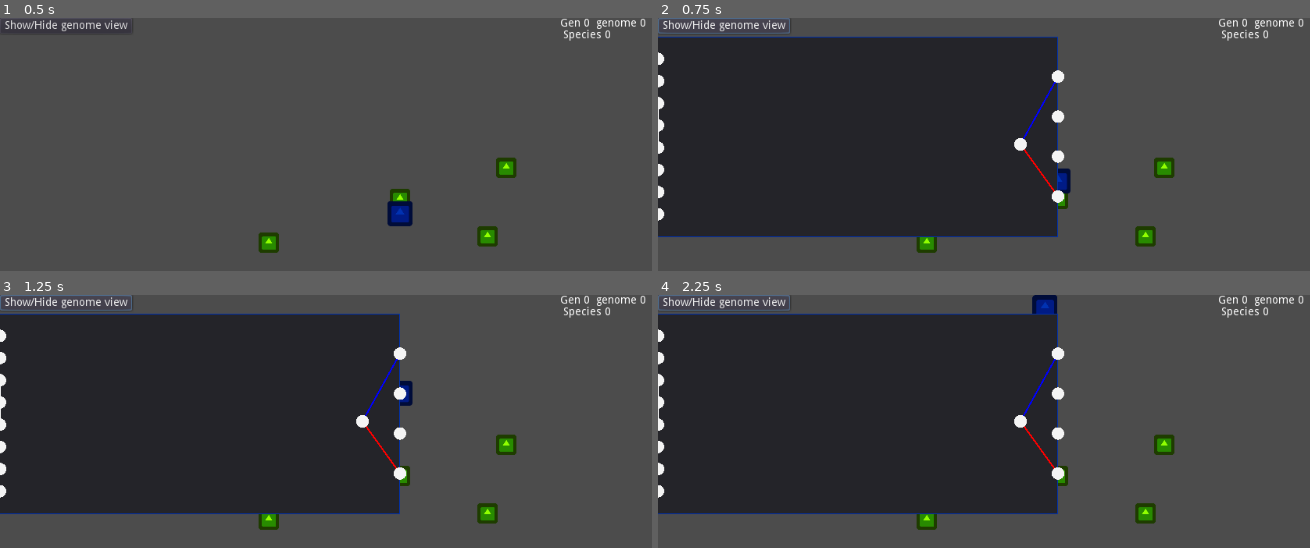
Above: before the commit, frames 1-4 (two rows, left to right).
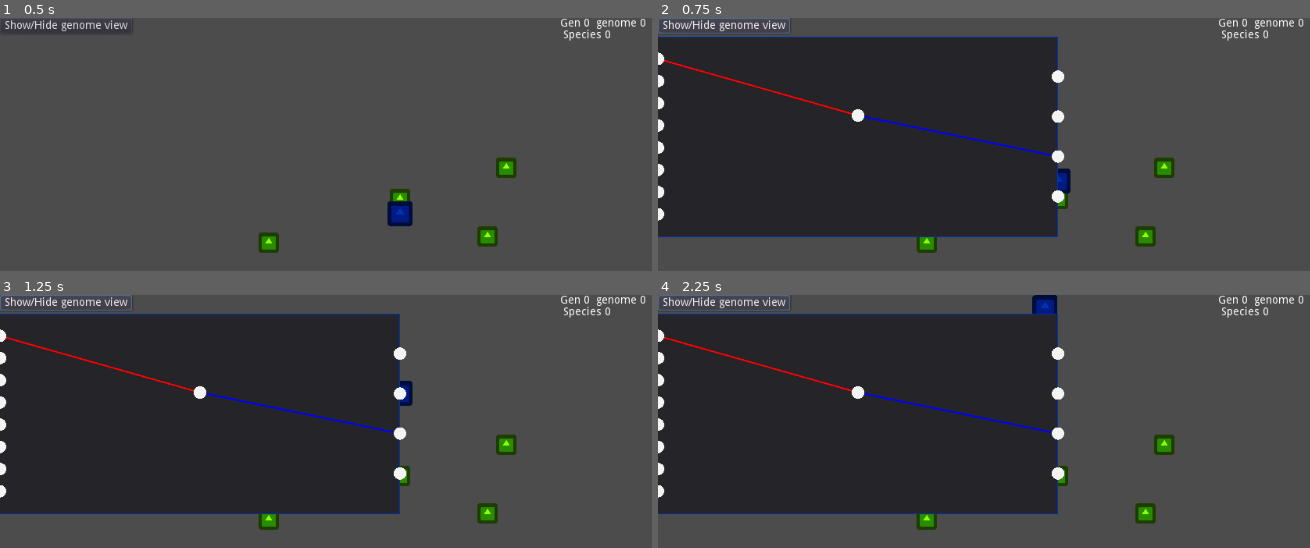
Above: after the commit, the same moments.

Repository: WhoStoleMyCoffee/GodotNEAT
Game: Godot game, scene res://Scenes/Pathfinding/Pathfinding.tscn
Same seed, same stepped clock (60 frames per second), same inputs: the game is played once before the commit and once after it. The engine's default icon, where the game draws it, is replaced by a stand-in: a white triangle on a blue panel in a dark square.
Inputs:
- Up to frame 1 (0.5 s): no input
- Up to frame 2 (0.75 s): click "Show/Hide genome view" at 0.5 s
- Up to frame 3 (1.25 s): no input
- Up to frame 4 (2.25 s): click "Show/Hide genome view" at 1.25 s; click "Show/Hide genome view" at 2 s

Frame 1 is identical in both runs. In frame 2, 0.9% of the frame differs, in the area x 0-62%, y 16-69%; in frame 3, 0.9%; in frame 4, 0.9%.

Commit message:
NEATPopulation save & load

Diff:
--- a/NEAT/NEATNN.gd
+++ b/NEAT/NEATNN.gd
@@ -219,7 +219,7 @@
 func save_json(path : String):
 	var f : File = File.new()
 	f.open(path, File.WRITE)
-	f.store_line(to_json(get_save_data()))
+	f.store_line(to_json(get_compressed()))
 	f.close()
 
 
@@ -228,10 +228,10 @@
 	f.open(path, File.READ)
 	var d : Array = parse_json(f.get_as_text())
 	f.close()
-	load_save_data(d)
-
-
-func get_save_data() -> Array:
+	load_compressed(d)
+
+
+func get_compressed() -> Array:
 	var data : Array = [
 		INPUT_COUNT,
 		OUTPUT_COUNT,
@@ -245,7 +245,7 @@
 	return data
 
 
-func load_save_data(d : Array):
+func load_compressed(d : Array):
 	INPUT_COUNT = int(d[0])
 	OUTPUT_COUNT = int(d[1])
 	resize_nodes(int(d[2]))
@@ -255,6 +255,7 @@
 	connections.clear()
 	for i in range(5, d.size(), 3):
 		connections.append(NeatUtil.uncompress_connection(int(d[i]), int(d[i+1]), d[i+2]))
+	return self
 
 
 
--- a/NEAT/NEATPopulation.gd
+++ b/NEAT/NEATPopulation.gd
@@ -15,7 +15,7 @@
 
 var compatibility_threshold : float = 4
 
-var connections_innovs : Dictionary = {} ##Dict<int[2], int>	{ [in0, out0] : innov0, ...}
+var connections_innovs : Dictionary = {} ##Dict<poolint[2], int>	{ [in0, out0] : innov0, ...}
 var configs : ConfigFile = ConfigFile.new()
 
 signal gen_over
@@ -35,7 +35,8 @@
 		genomes[i].species_id = 0
 		genomes[i].owner = self
 
-	create_species(size)
+	create_species(species_counter, size, 0, [])
+	species_counter += 1
 
 
 #get a connection's innovation id given its input and output nodes
@@ -68,15 +69,13 @@
 	}
 
 
-func create_species(length : int) -> Dictionary:
+func create_species(id : int, l : int, a : int, b : Array) -> Dictionary:
 	var s : Dictionary = {
-		'len' : length, #how many memeber there are
-		'age' : 0, #staleness
-		'best' : 0.0 #best fitness ever
+		'len' : l, #how many memeber there are
+		'age' : a, #staleness
+		'best' : [] #best genome ever (compressed)
 	}
-	species_data[species_counter] = s
-	species_counter += 1
-
+	species_data[id] = s
 	return s
 
 
@@ -102,7 +101,8 @@
 
 		if specimen.species_id == -1:
 			specimen.species_id = species_counter
-			create_species(1)
+			create_species(species_counter, 1, 0, [])
+			species_counter += 1
 
 		var sid : int = specimen.species_id
 		new_species_len[sid] = 1
@@ -168,8 +168,8 @@
 		var sd : Dictionary = species_data[sid]
 		var best_boi : NEATNN = genomes[gi]
 
-		if best_boi.fitness > sd.best:
-			sd.best = best_boi.fitness
+		if best_boi.fitness > get_cg_fitness(sd.best):
+			sd.best = best_boi.get_compressed()
 			sd.age = 0
 		else:
 			sd.age += 1
@@ -229,9 +229,10 @@
 
 func reset(arr : Array):
 	arr.clear()
-	species_counter = 0
 	gen = 0
-	create_species(base_size)
+	species_data.clear()
+	create_species(0, base_size, 0, [])
+	species_counter = 1
 	for i in range(base_size):
 		var g : NEATNN = NEATNN.new(0,0).copy(base_genome)
 		mutate(g)
@@ -257,7 +258,6 @@
 func gen_over():
 	gen += 1
 	emit_signal("gen_over")
-	reproduce()
 
 
 class MatingPool:
@@ -308,7 +308,7 @@
 	print(' Gen %s\nGENOMES: %s\n SPECIES (len=%s):' % [gen, genomes.size(), species_data.size()])
 	for k in species_data.keys():
 		var sd : Dictionary = species_data[k]
-		print('  [%s]\t len=%s\tage=%s\tbest=%s' % [k, sd.len, sd.age, sd.best])
+		print('  [%s]\t len=%s\tage=%s\tbest=%s' % [k, sd.len, sd.age, get_cg_fitness(sd.best)])
 
 
 func get_best_genome() -> NEATNN:
@@ -325,6 +325,10 @@
 
 func get_genome(idx : int) -> NEATNN:
 	return genomes[idx]
+
+
+func get_cg_fitness(cg : Array) -> float:
+	return cg[3] if !cg.empty() else -1.0
 
 
 
@@ -345,3 +349,78 @@
 		configs = NeatUtil.create_configfile()
 		save_configs(path)
 		printerr('Config file %s did not exist, please set it up and restart the program' % path)
+
+
+#SAVE & LOAD
+func save_json(path : String):
+	var f : File = File.new()
+	f.open(path, File.WRITE)
+	f.store_line(to_json(get_savedata()))
+	f.close()
+
+
+func load_json(path : String):
+	var f : File = File.new()
+	f.open(path, File.READ)
+	var d : Dictionary = parse_json(f.get_as_text())
+	f.close()
+
+	load_savedata(d)
+
+
+func get_savedata() -> Dictionary:
+	var d := {
+		'bs' : base_size,
+		'bg' : base_genome.get_compressed(),
+		'sc' : species_counter,
+		'gen' : gen,
+		'ct' : compatibility_threshold,
+		'ci' : {},
+		's' : {}
+	}
+
+	#connections innov
+	for c in connections_innovs.keys():
+		var b : int = ((c[0] & 0xFFFF) << 16) | (c[1] & 0xFFFF)
+		d.ci[b] = connections_innovs[c]
+
+	#species
+	for sid in species_data.keys():
+		var sd : Dictionary = species_data[sid]
+		d.s[sid] = [
+			((sd.len & 0xFFFF) << 16) | (sd.age & 0xFFFF),
+			sd.best
+		]
+	return d
+
+
+func load_savedata(d : Dictionary):
+	base_size = d.bs
+	base_genome = NEATNN.new(0,0).load_compressed(d.bg)
+	species_counter = d.sc
+	gen = d.gen
+	compatibility_threshold = d.ct
+
+	#connections innov
+	connections_innovs.clear()
+	for k in d.ci:
+		var n : int = int(k)
+		var i : PoolIntArray = PoolIntArray([ (n>>16)&0xFFFF , n&0xFFFF ])
+		connections_innovs[i] = d.ci[k]
+
+	#species
+	species_data.clear()
+	genomes.clear()
+	for Ssid in d.s.keys():
+		var sid : int = int(Ssid)
+		var n : int = int(d.s[Ssid][0])
+		var l : int = (n >> 16) & 0xFFFF
+		var b : Array = d.s[Ssid][1]
+		create_species(sid, l, n & 0xFFFF, b)
+
+		var bg : NEATNN = NEATNN.new(0,0).load_compressed(b)
+		genomes.append(bg)
+		for _i in range(l-1):
+			var g : NEATNN = NEATNN.new(0,0).copy(bg)
+			mutate(g)
+			genomes.append(g)
--- a/Scenes/Pathfinding/Agent.gd
+++ b/Scenes/Pathfinding/Agent.gd
@@ -6,15 +6,15 @@
 const RAYS_COUNT : int = 4
 const VIEWDIST = 512.0
 
+const DIST_WEIGHT : float = 0.001
 const TARGET_WEIGHT : float = 500.0
-const DIST_WEIGHT : float = 0.001
 const COMPLETED_WEIGHT : float = 1000.0
-const COLLISION_WEIGHT : float = 0.95
+const COLLISION_WEIGHT : float = 0.02
 
 const spd : float = 100.0
 const friction : float = 0.9
 const refresh_rate : float = 0.1
-const EXTRA_TIME : float = 3.0
+const EXTRA_TIME : float = 2.0
 
 onready var timer : Timer = get_node('../Timer')
 
@@ -70,7 +70,7 @@
 
 	vel = move_and_slide(vel) * friction
 	if is_on_wall():
-		brain.fitness *= COLLISION_WEIGHT
+		brain.fitness -= COLLISION_WEIGHT
 
 
 
@@ -105,8 +105,9 @@
 	elif m == y[3]:	vel += Vector2.DOWN*spd
 
 
-func evaluate():
-	pass
+#func evaluate():
+#	pass
+#	print(brain.fitness)
 #	brain.fitness = (1024.0-position.distance_to(current_target.position))*DIST_WEIGHT\
 #		+ targets_hit*TARGET_WEIGHT\
 #		+ int(completed)*COMPLETED_WEIGHT
--- a/Scenes/Pathfinding/Pathfinding.gd
+++ b/Scenes/Pathfinding/Pathfinding.gd
@@ -2,10 +2,10 @@
 
 
 const CONFIGPATH : String = 'res://Scenes/Pathfinding/configs.cfg'
-const SAVEPATH : String = 'res://Scenes/Pathfinding/nn.json'
+const SAVEPATH : String = 'res://Scenes/Pathfinding/saves/pop_%s.json'
 const AGENT = preload("res://Scenes/Pathfinding/Agent.tscn")
 
-const RUN_TIME : float = 3.0
+const RUN_TIME : float = 2.0
 
 onready var Displayer = $CanvasLayer/UI/NEATDisplayer
 
@@ -28,6 +28,7 @@
 	next_genome()
 
 	$Timer.start(RUN_TIME)
+	pop.save_json(SAVEPATH % '0')
 
 
 func next_genome():
@@ -43,12 +44,16 @@
 	$Timer.start(RUN_TIME)
 
 	if di < pop.size():
+#		$Agent.evaluate()
 		next_genome()
 		return
 
-	$Agent.evaluate()
+
+	if pop.gen % 100 == 0:
+		pop.save_json(SAVEPATH % pop.gen)
 
 	pop.gen_over()
+	pop.reproduce()
 	pop.print_data()
 
 	di = 0
--- a/Scenes/Pathfinding/configs.cfg
+++ b/Scenes/Pathfinding/configs.cfg
@@ -4,11 +4,11 @@
 P_per_weight=0.5
 P_weight_pertub=0.95
 weight_amt=2.5
-P_connection=0.08
+P_connection=0.1
 allow_recurrent=true
-P_node=0.01
-P_enable=0.02
-P_disable=0.02
+P_node=0.02
+P_enable=0.05
+P_disable=0.05
 
 [speciation]
 
--- /dev/null
+++ b/Scenes/Pathfinding/saves/pop_0.json
@@ -0,0 +1 @@
+{"bg":[8,4,12,0,0],"bs":10,"ci":{"5":7,"6":11,"7":21,"131073":6,"131082":16,"196615":12,"196618":19,"262144":13,"262150":15,"393219":8,"393228":9,"458757":14,"524297":0,"655362":17,"655364":20,"655366":1,"655371":5,"655372":2,"786433":4,"786434":18,"786435":10,"786438":3},"ct":2,"gen":0,"s":{"0":[655360,[]]},"sc":1}
